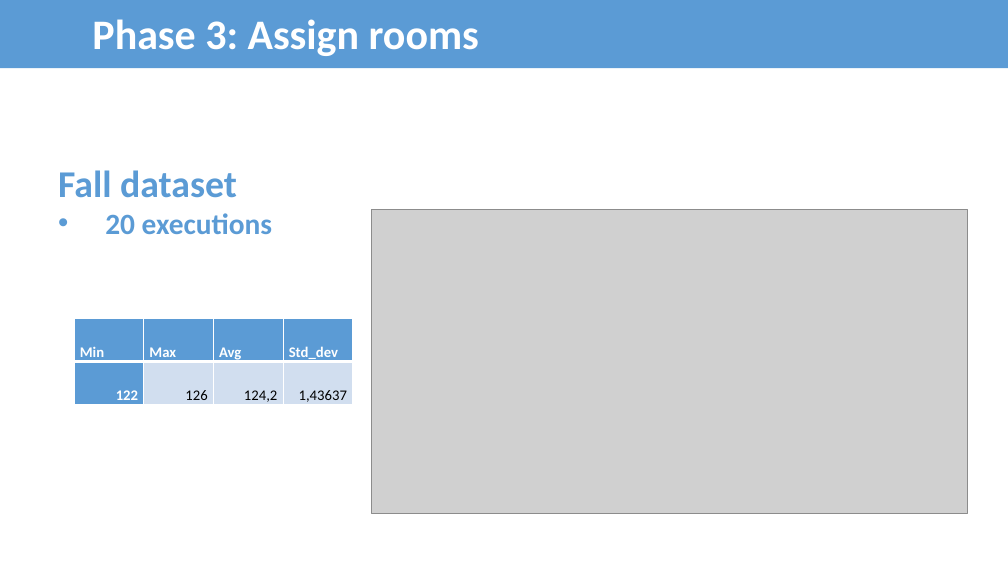
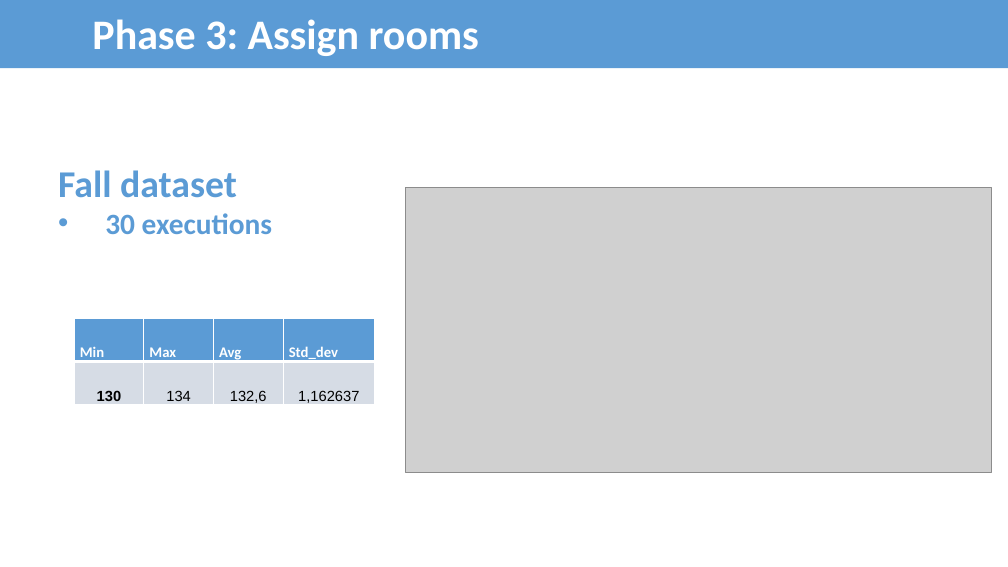
Before and after one commit to bee-lullaby/FinalProject, a slide deck: slide 66 of Documents/FUTimetabling_Presentation_Ver5.1.pptx. Drawn at 1008x567 pixels with LibreOffice and Linux fonts; fonts in the diff are those of the drawing; grey boxes stand for pictures. Boxes give left, top, right and bottom in pixels: in the first picture for what was removed or moved away, otherwise in the second. Text is boxed around its words. In the diff, an @@ line names an element or a change of style, - is before the commit and + after.

```diff
--- a/Documents/FUTimetabling_Presentation_Ver5.1.pptx
+++ b/Documents/FUTimetabling_Presentation_Ver5.1.pptx
@@ picture: place and size @@
-picture at [372,209,968,514]
+picture at [405,188,991,473]
@@ text at [105,213,272,234]: text changed @@
-• 20 executions
+• 30 executions
@@ table at [74,318,374,407] @@
-row 2: 122 | 126 | 124,2 | 1,43637
+row 2: 130 | 134 | 132,6 | 1,162637
@@ fill #5B9BD5 to #D6DCE5 in row 2, column 1 @@
@@ fill #D2DEEF to #D6DCE5 in 3 cells @@
@@ table: place and size @@
-table at [74,318,352,409]
+table at [74,318,374,407]
```
Also in this commit, not shown: 18 other slides changed, 1 other file.
